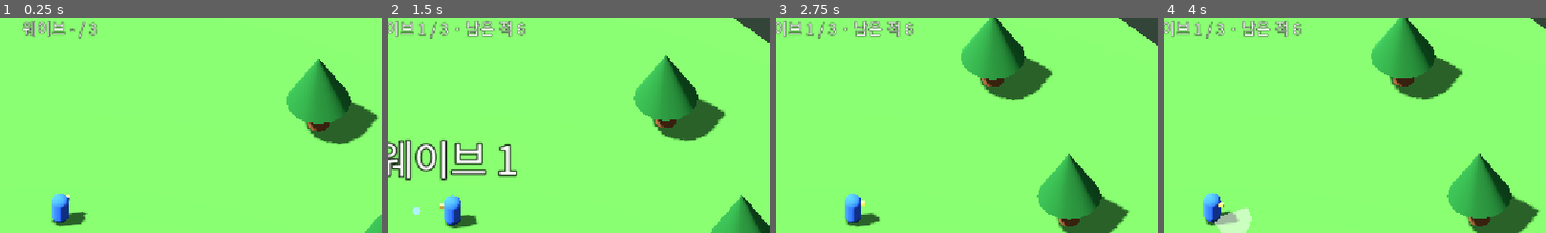
Above: before the commit, frames 1-4 (left to right).
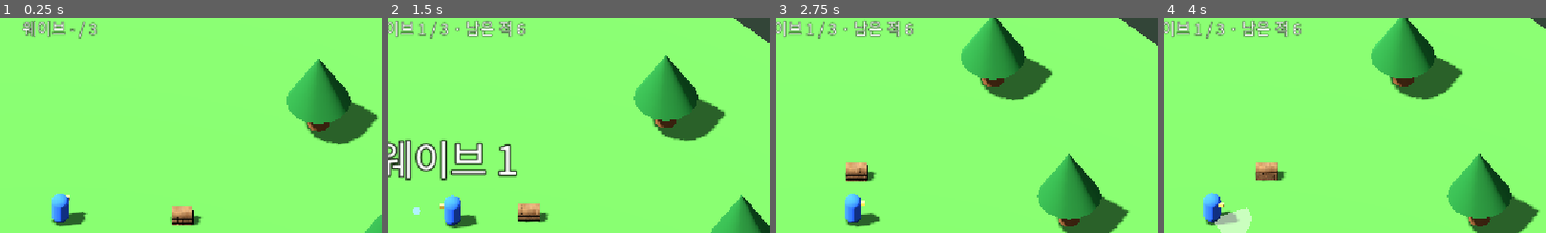
Above: after the commit, the same moments.

Repository: nugurejeil/hadesClone
Game: Godot game, scene res://scenes/Main.tscn
The game is run twice, just before and just after one commit, with the same random seed, the same clock (stepped at 60 frames per second) and the same inputs.
Inputs (mouse positions are % of the whole screen's width and height, from its top left):
- Up to frame 1 (0.25 s): no input
- Up to frame 2 (1.5 s): tap Enter at 0.5 s; move the mouse to (72, 45) at 0.52 s; hold D (move_right) 0.53-1.28 s; hold Right mouse button (attack_melee) 0.53-1.28 s; move the mouse to (30, 55) at 1.27 s; hold S (move_down) from 1.28 s (still down); tap Q (cast_missile) at 1.35 s
- Up to frame 3 (2.75 s): move the mouse to (60, 28) at 2.02 s; release S (move_down) at 2.03 s; press the mouse at (60, 28) at 2.03 s; hold D (move_right) from 2.03 s (still down)
- Up to frame 4 (4 s): move the mouse to (45, 70) at 2.77 s; release D (move_right) at 2.78 s; release the mouse at (45, 70) at 2.78 s; hold W (move_up) 2.78-3.53 s; tap Space (teleport) at 2.85 s; move the mouse to (80, 65) at 3.52 s; hold A (move_left) from 3.53 s (still down); hold Right mouse button (attack_melee) from 3.53 s (still down)
The pictures show only the part of the screen within x 42-92%, y 3-53%; the shares and areas given below are measured in that part.

The runs differ from the first frame. In frame 1, 0.6% of the frame differs, in the area x 44-53%, y 87-97%; in frame 2, 0.6%, in the area x 34-42%, y 86-96%; in frame 3, 0.6%; in frame 4, 0.6%.

Commit message:
보물상자 추가: 가까이 가면 뚜껑이 열린다
- Blender에서 만든 chest.glb와 나무 텍스처를 assets/environments에 추가
- Chest.tscn: glb 모델, 부딪힘 상자("tree" 그룹으로 비켜 가기), 반지름 2m Area3D 트리거
- Chest.gd: 플레이어가 트리거에 들어오면 open 애니메이션을 한 번만 재생
- Main 씬 (4, 0, -4)에 상자를 놓고 정면이 카메라 쪽을 보게 45° 회전

Co-Authored-By: Claude Opus 5.5 <noreply@anthropic.com>

Diff:
--- /dev/null
+++ b/scenes/Chest.tscn
@@ -0,0 +1,30 @@
+[gd_scene load_steps=5 format=3]
+
+[ext_resource type="Script" path="res://scripts/Chest.gd" id="1_script"]
+[ext_resource type="PackedScene" uid="uid://ckivcg5nakoit" path="res://assets/environments/chest.glb" id="2_model"]
+
+[sub_resource type="BoxShape3D" id="BodyShape"]
+size = Vector3(1.02, 0.8, 0.62)
+
+[sub_resource type="CylinderShape3D" id="TriggerShape"]
+height = 2.0
+radius = 2.0
+
+[node name="Chest" type="StaticBody3D" groups=["tree"]]
+collision_mask = 0
+script = ExtResource("1_script")
+
+[node name="CollisionShape3D" type="CollisionShape3D" parent="."]
+transform = Transform3D(1, 0, 0, 0, 1, 0, 0, 0, 1, 0, 0.4, 0)
+shape = SubResource("BodyShape")
+
+[node name="Model" parent="." instance=ExtResource("2_model")]
+
+[node name="Trigger" type="Area3D" parent="."]
+collision_layer = 0
+collision_mask = 2
+monitorable = false
+
+[node name="CollisionShape3D" type="CollisionShape3D" parent="Trigger"]
+transform = Transform3D(1, 0, 0, 0, 1, 0, 0, 0, 1, 0, 1, 0)
+shape = SubResource("TriggerShape")
--- a/scenes/Main.tscn
+++ b/scenes/Main.tscn
@@ -11,6 +11,7 @@
 [ext_resource type="PackedScene" path="res://scenes/HUD.tscn" id="9_hud"]
 [ext_resource type="PackedScene" path="res://scenes/MagicMissile.tscn" id="10_missile"]
 [ext_resource type="PackedScene" path="res://scenes/EnemyArrow.tscn" id="11_arrow"]
+[ext_resource type="PackedScene" path="res://scenes/Chest.tscn" id="12_chest"]
 
 [sub_resource type="StandardMaterial3D" id="GroundMaterial"]
 albedo_color = Color(0.3, 0.52, 0.22, 1)
@@ -125,6 +126,9 @@
 [node name="Tree12" parent="World/Trees" instance=ExtResource("2_tree")]
 transform = Transform3D(1, 0, 0, 0, 1, 0, 0, 0, 1, -9, 0, 16)
 
+[node name="Chest" parent="World" instance=ExtResource("12_chest")]
+transform = Transform3D(0.707107, 0, 0.707107, 0, 1, 0, -0.707107, 0, 0.707107, 4, 0, -4)
+
 [node name="SpawnPoints" type="Node3D" parent="World"]
 
 [node name="Spawn1" type="Marker3D" parent="World/SpawnPoints"]
--- /dev/null
+++ b/scripts/Chest.gd
@@ -0,0 +1,21 @@
+extends StaticBody3D
+## 보물상자. 플레이어가 Trigger 영역에 들어오면 뚜껑 여는 애니메이션을 한 번만 재생한다.
+## 나무처럼 "tree" 그룹에 넣어 두어, 플레이어와 적이 부딪히면 Steering이 옆으로 비켜 가게 한다.
+
+@export var open_animation := &"open"
+
+var _opened := false
+
+@onready var _anim: AnimationPlayer = $Model/AnimationPlayer
+@onready var _trigger: Area3D = $Trigger
+
+
+func _ready() -> void:
+	_trigger.body_entered.connect(_on_trigger_body_entered)
+
+
+func _on_trigger_body_entered(body: Node3D) -> void:
+	if _opened or not body.is_in_group("player"):
+		return
+	_opened = true
+	_anim.play(open_animation)
Binary file added: assets/environments/chest.glb
Not shown, added: assets/environments/chest.glb.import
Binary file added: assets/environments/chest_wood_planks_Diffuse_1k.jpg
Not shown, added: assets/environments/chest_wood_planks_Diffuse_1k.jpg.import
Binary file added: assets/environments/chest_wood_planks_Rough_1k.png
Not shown, added: assets/environments/chest_wood_planks_Rough_1k.png.import
Not shown, added: assets/environments/chest_wood_planks_nor_gl_1k.jpg.import
Not shown: 1 places in scenes/Main.tscn that only renumber resources
Not shown, added: scripts/Chest.gd.uid
